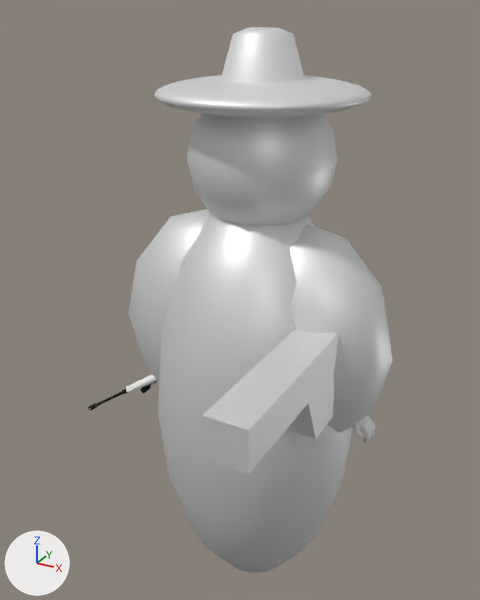
Renders of the COLLADA model Objects3d/operative_asset.dae from each side of a commit.
Both versions are drawn from a 50 mm camera at (21.2, -41.3, 45.4) aimed at (-0.2, -2.5, 25.9). The lights are fixed; the arrows at lower left show +X, +Y and +Z. Where no turn or scale is listed for an object, it has been applied to the vertices.

In view in the first picture: 'Icon'.
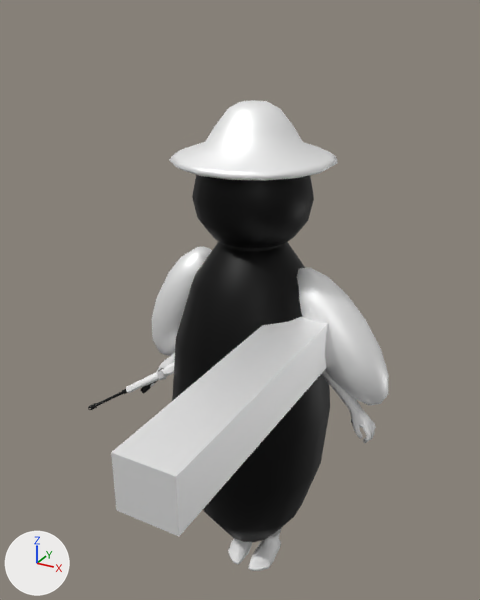
Commit message: redid model

What changed in the scene script:
```text
Add mat_default_002:
    mat_default_002 = bpy.data.materials.new('default.002')
    mat_default_002.use_nodes = True; mat_default_002.node_tree.nodes.clear()
    _N = mat_default_002.node_tree.nodes; _L = mat_default_002.node_tree.links
    n0 = _N.new('ShaderNodeBsdfPrincipled'); n0.name = 'Principled BSDF'
    n0.inputs[1].default_value = 0.5  # 'Metallic'
    n1 = _N.new('ShaderNodeOutputMaterial'); n1.name = 'Material Output'
    n2 = _N.new('ShaderNodeVertexColor'); n2.name = 'Color Attribute'
    n2.layer_name = 'Col'
    _L.new(n0.outputs[0], n1.inputs[0])  # 'BSDF' to 'Surface'
    _L.new(n2.outputs[0], n0.inputs[0])  # 'Color' to 'Base Color'
Change me_iconmesh:
    used by ob_icon; location = (0.05, -0.04, 16.51)
    remove me_iconmesh.from_pydata(...)  # 880 vertices, 1736 faces; spans x -11.6..10.7, y -16.0..8.1, z -17.1..27.7
    remove me_iconmesh.materials.append(mat_default)  # white #e7e7e7
    add me_iconmesh.from_pydata(...)  # 624 vertices, 1228 faces; spans x -10.6..11.0, y -20.6..6.9, z -19.1..19.1
    me_iconmesh part 1: a new loose piece, a box spanning x 2.8..6.8, y -20.6..-0.5, z 0.7..4.4, in mat_default_002
    me_iconmesh part 2: the loose piece of 114 vertices spanning x -8.1..8.1, y -8.1..8.1, z -17.1..17.1 is rebuilt with 242 vertices and now spans x -6.6..6.3, y -6.1..6.9, z -19.1..16.6, in mat_default_002
    me_iconmesh part 3: the loose piece of 114 vertices spanning x -5.3..5.3, y -5.0..5.5, z 14.0..24.5 is rebuilt with 146 vertices and now spans x -6.1..5.8, y -5.5..6.3, z 14.5..19.1, in mat_default_002
    me_iconmesh part 4: a new loose piece of 114 vertices spanning x -10.6..-4.0, y -1.0..4.3, z -3.7..7.3, in mat_default_002
    me_iconmesh part 5: a new loose piece of 114 vertices spanning x 2.8..11.0, y -1.5..3.6, z -2.7..7.4, in mat_default_002
    me_iconmesh part 6: the loose piece of 514 vertices spanning x -7.2..7.3, y -7.0..7.5, z 22.5..27.7 is deleted
    me_iconmesh part 7: the loose piece of 14 vertices spanning x 4.9..7.7, y -16.0..-3.4, z 2.5..9.0 is deleted
    me_iconmesh part 8
    124 vertices are removed from x -11.6..10.7, y -5.0..5.0, z -3.0..15.2
    240 faces are deleted
    add me_iconmesh.materials.append(mat_default_002)
Change ob_icon:
    ob_icon.location: (0.05, -0.04, 16.51) -> (-0.76, 0.51, 20.31)
```

Pixel boxes (x1, y1, x2, y2) of what changed, in the pictures (480 x 600 px):
'Icon', reshaped, moved (19% shorter)
    before: (129, 27, 393, 573)
    after: (111, 100, 389, 542)
part 1 of me_iconmesh, added
    after: (111, 317, 328, 536)
part 2 of me_iconmesh, rebuilt (19% narrower)
    before: (158, 213, 353, 573)
    after: (172, 175, 330, 542)
part 3 of me_iconmesh, rebuilt
    before: (187, 113, 337, 225)
    after: (169, 100, 338, 181)
part 4 of me_iconmesh, added
    after: (152, 247, 212, 356)
part 5 of me_iconmesh, added
    after: (297, 268, 389, 406)
part 6 of me_iconmesh, deleted
    before: (154, 27, 372, 117)
part 7 of me_iconmesh, deleted
    before: (202, 330, 338, 475)
part 8 of me_iconmesh, deleted
    before: (129, 209, 393, 433)
